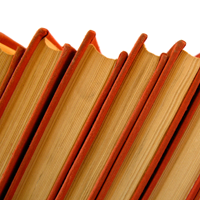
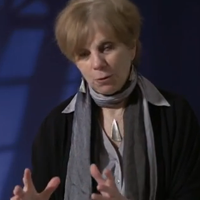
Before/after of a 200px x 200px layered artwork. What changed in the layer stack:
added layer "Layer 12" above "Layer 11" over left=0, top=0, right=200, bottom=200
added layer "Layer 11" above "Layer 10" over left=0, top=0, right=200, bottom=200
added layer "Layer 10" above "Layer 9" over left=0, top=0, right=200, bottom=200
added layer "Layer 9" above "Layer 8" over left=0, top=0, right=200, bottom=200
